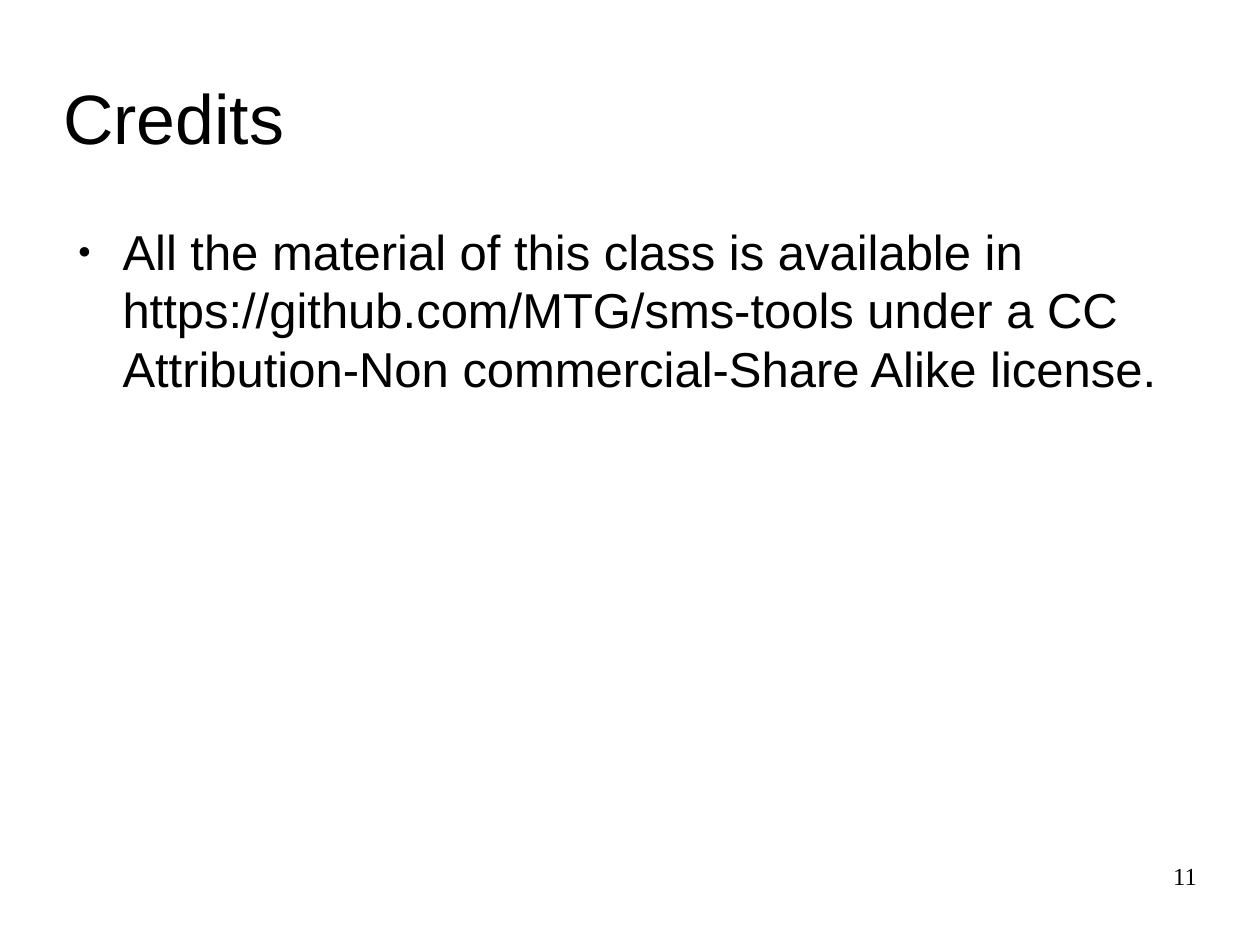
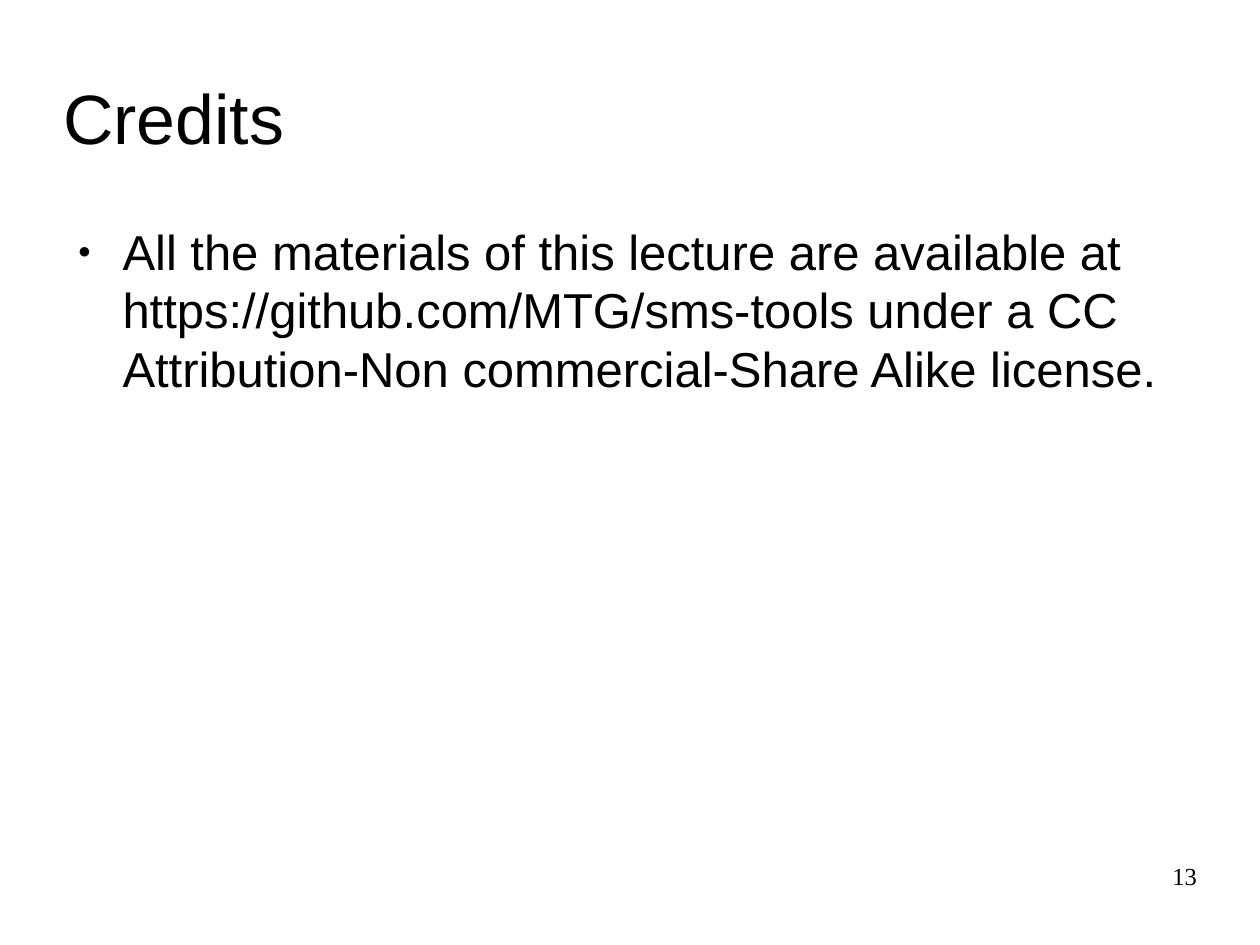
Before and after one commit to MTG/sms-tools, a slide deck: slide 13 of lectures/1-Introduction/Course-outline.odp (slide 11 before the commit). Drawn at 1260x945 pixels with LibreOffice and Linux fonts; fonts in the diff are those of the drawing. Boxes give left, top, right and bottom in pixels: in the first picture for what was removed or moved away, otherwise in the second. Text is boxed around its words. In the diff, an @@ line names an element or a change of style, - is before the commit and + after.

Commit message:
changes in lectures

```diff
--- a/lectures/1-Introduction/Course-outline.odp
+++ b/lectures/1-Introduction/Course-outline.odp
@@ text at (123,234,1156,388): text changed @@
-● All the material of this class is available in https://github.com/MTG/sms-tools under a CC Attribution-Non commercial-Share Alike license.
+● All the materials of this lecture are available at https://github.com/MTG/sms-tools under a CC Attribution-Non commercial-Share Alike license.
@@ page number at (1172,868,1197,886): text changed @@
-11
+13
```
Also in this commit, not shown: 1 other slide changed, 2 slides added, 10 other files.
